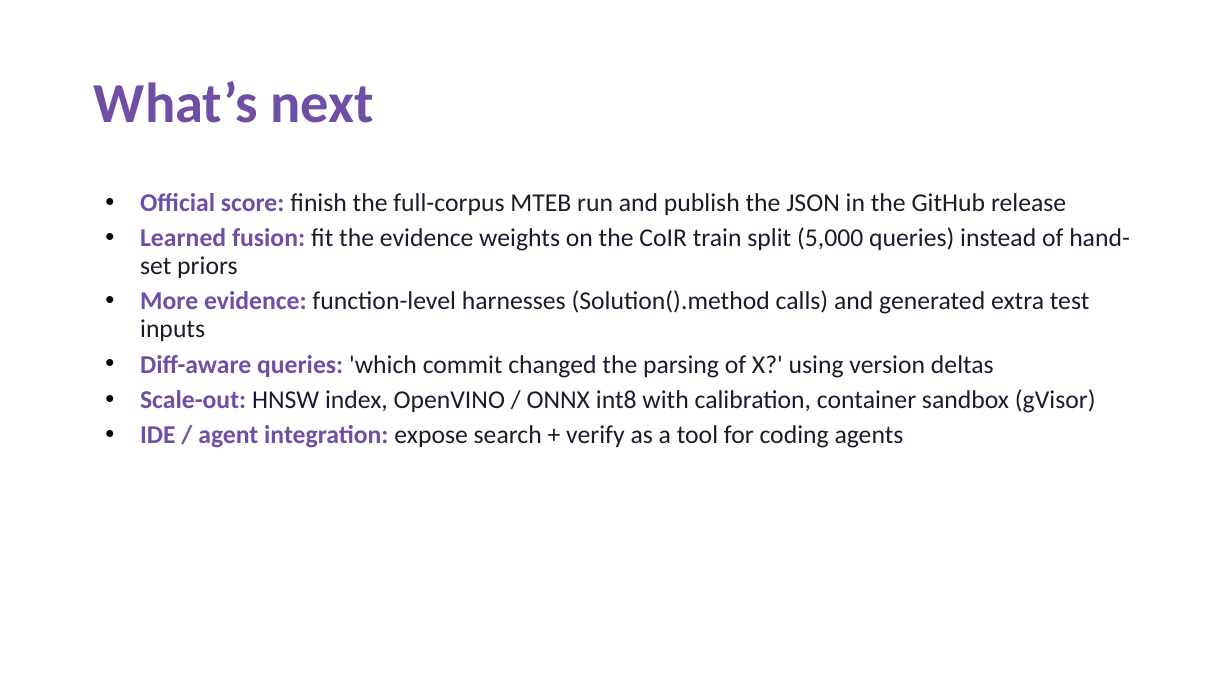
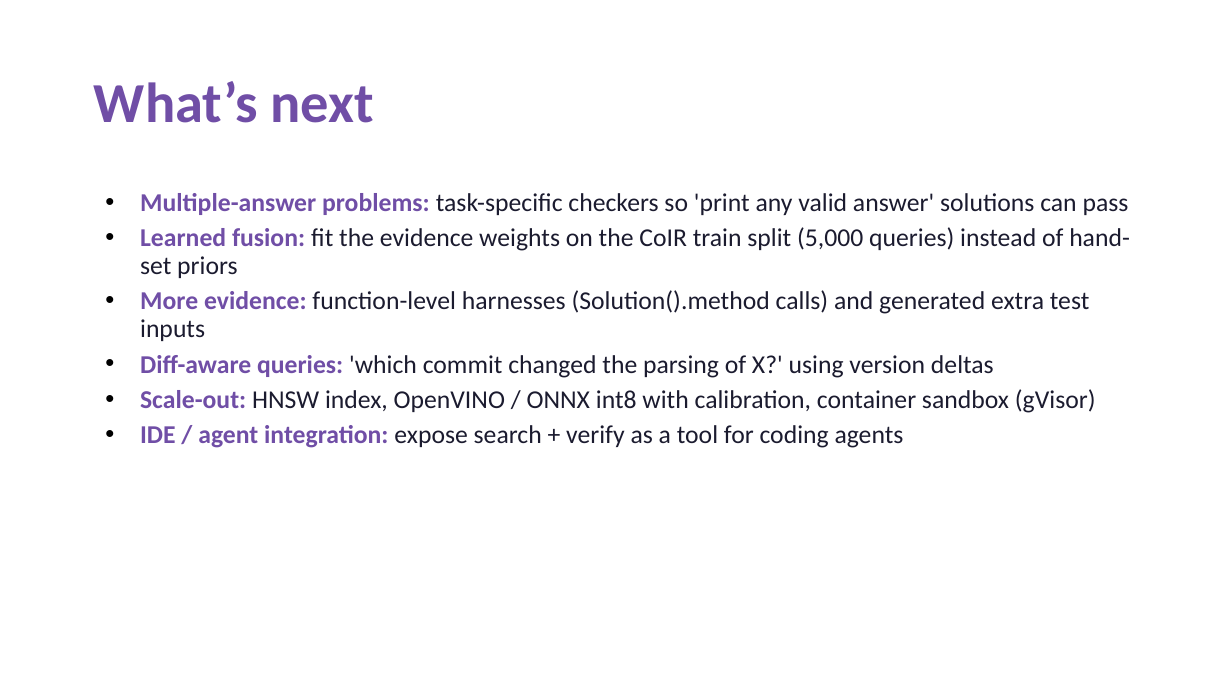
Before and after one commit to kanika190905/litmus, a slide deck: slide 9 of presentation/Litmus_PRISM_Submission.pptx. Drawn at 1232x693 pixels with LibreOffice and Linux fonts; fonts in the diff are those of the drawing. Boxes give left, top, right and bottom in pixels: in the first picture for what was removed or moved away, otherwise in the second. Text is boxed around its words. In the diff, an @@ line names an element or a change of style, - is before the commit and + after.

Commit message:
Final submission: official AppsRetrieval results (NDCG@10 0.9669), team details, Kaggle notebook, portability fixes, updated README/PPT/checklist

```diff
--- a/presentation/Litmus_PRISM_Submission.pptx
+++ b/presentation/Litmus_PRISM_Submission.pptx
@@ text at (140, 193, 1129, 215): text changed @@
-• Official score: finish the full-corpus MTEB run and publish the JSON in the GitHub release
+• Multiple-answer problems: task-specific checkers so 'print any valid answer' solutions can pass
```
Also in this commit, not shown: 6 other slides changed, 18 other files.
